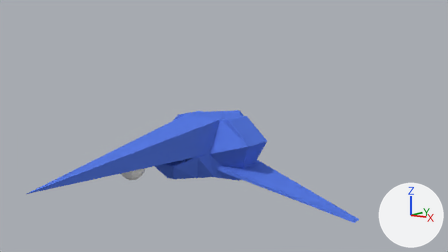
Renders of the Blender file props/ships/player01/ship00.blend from each side of a commit.
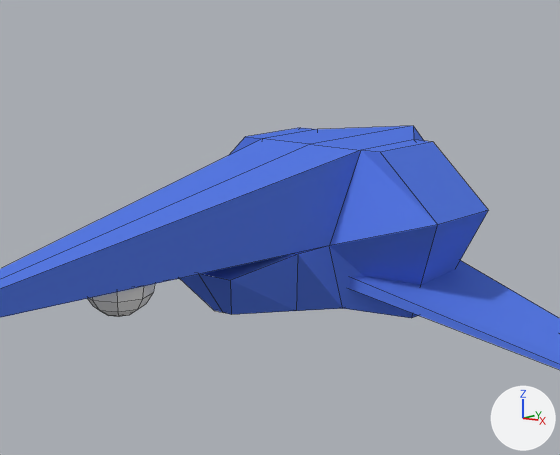
Old and new are each drawn from the file's camera 'Camera' and again close up on the part from 20% to 65% of the width and 26% to 91% of the height. Arrows for +X, +Y and +Z are at lower right; the lights stay in place. The close-ups show mesh edges as thin lines.
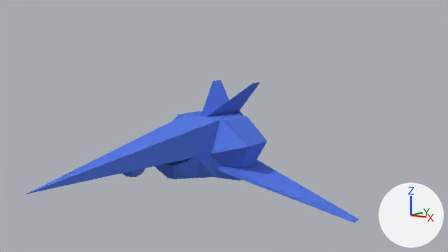
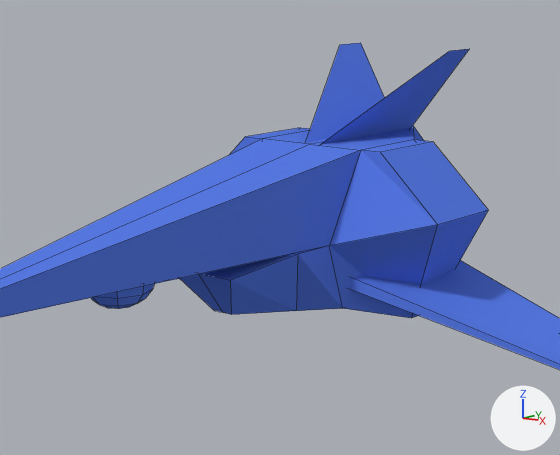
The change, as a list of edits to the scene's bpy script:
```text
Change me_cube:
    used by ob_cube; location = (0.0, 0.0, 1.0)
    verts and faces of me_cube; kept vertices keep their numbers, new ones are numbered from 37
    remove me_cube.from_pydata(...)  # 37 vertices, 30 faces; spans x 0.0..4.73, y -7.0..1.66, z -1.62..1.0
    add me_cube.from_pydata(...)  # 62 vertices, 47 faces; spans x 0.0..4.73, y -7.0..1.66, z -1.62..2.0
    me_cube part 1: a new loose piece of 21 vertices spanning x 0.0..0.36, y -4.27..-3.56, z -0.26..0.02, in mat_cube (blue #597ce7)
    me_cube part 2
    add verts[37] = (0.09, -1.0, 0.97)
    add verts[38] = (0.09, 0.8, 0.97)
    add verts[39] = (0.83, 0.58, 2.0)  # pixel (449, 50)
    add verts[40] = (0.83, 1.0, 2.0)  # pixel (469, 48)
    add faces += [(37, 38, 40, 39)]
Remove ob_sphere:
    ob_sphere = bpy.data.objects.new('Sphere', me_sphere)
    ob_sphere.location = (0.0, -3.915, 1.0)
    ob_sphere.scale = (0.358, 0.358, 0.358)
Change ob_cube:
    where _m = ob_cube.modifiers.new('Mirror', 'MIRROR')
    remove _m.use_clip = True
```

Changed parts and their boxes (x1, y1, x2, y2) in the close-ups (560 x 455 px):
'Cube', reshaped, modifiers changed
    before: (0, 126, 560, 370)
    after: (0, 43, 560, 370)
'Sphere', deleted
    before: (88, 284, 155, 317)
part 1 of me_cube, added (blue)
    after: (91, 284, 154, 309)
part 2 of me_cube, added (blue)
    after: (306, 43, 469, 144)
